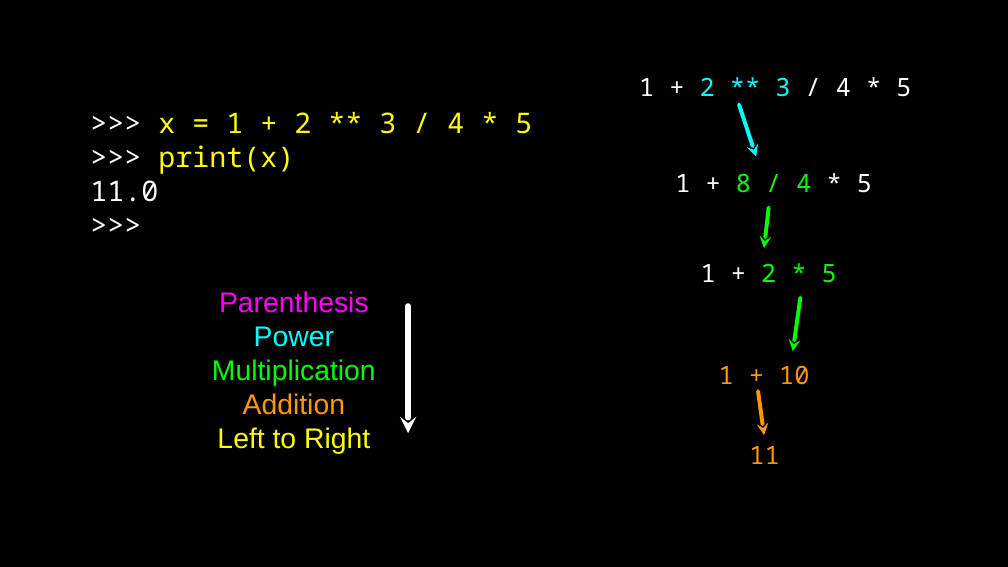
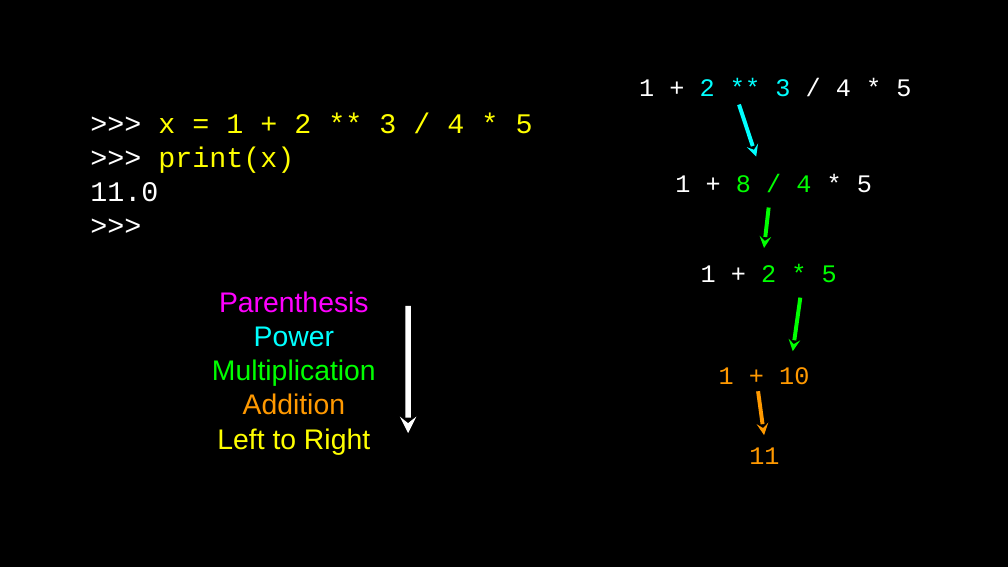
Before and after one commit to motazsaad/wdmm1402-2019, a slide deck: slide 20 of ppt/pythonlearn-02-expressions.pptx. Drawn at 1008x567 pixels with LibreOffice and Linux fonts; fonts in the diff are those of the drawing. Boxes give left, top, right and bottom in pixels: in the first picture for what was removed or moved away, otherwise in the second. Text is boxed around its words. In the diff, an @@ line names an element or a change of style, - is before the commit and + after.

```diff
--- a/ppt/pythonlearn-02-expressions.pptx
+++ b/ppt/pythonlearn-02-expressions.pptx
@@ font Noto Sans Mono to Courier New in 6 elements at box(639, 79, 911, 97), box(675, 175, 872, 193), box(701, 265, 837, 283), box(719, 367, 809, 385), box(749, 447, 779, 464), box(90, 114, 533, 202) @@
@@ arrow removed from (408, 306) to (408, 433) @@
@@ freeform shape added at box(408, 306, 408, 433), outline #FFFFFF 7 pt @@
```
Also in this commit, not shown: 28 other slides changed, 4 other files.
